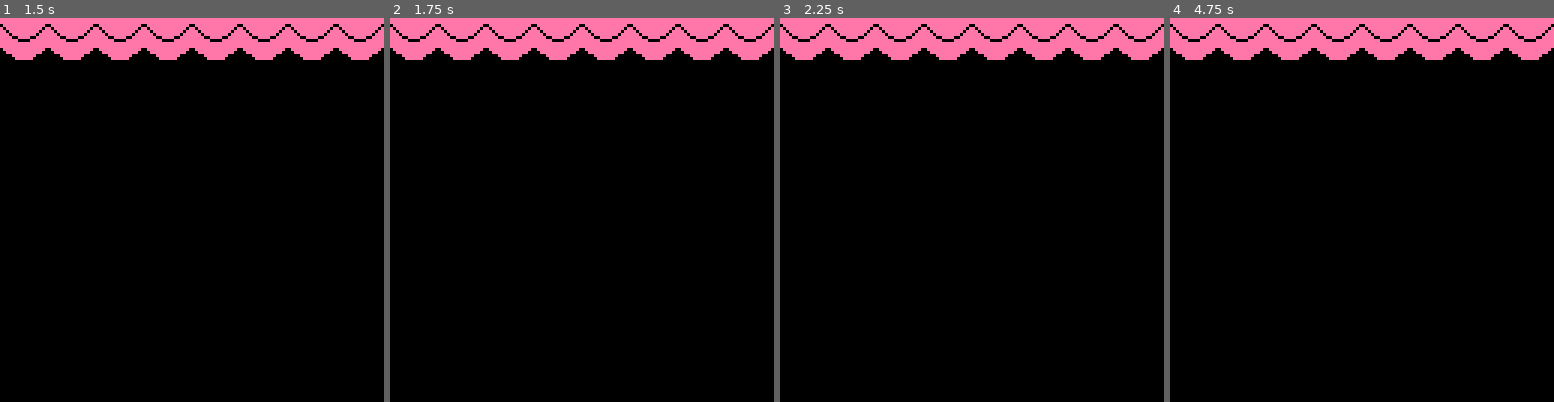
Above: before the commit, frames 1-4 (left to right).
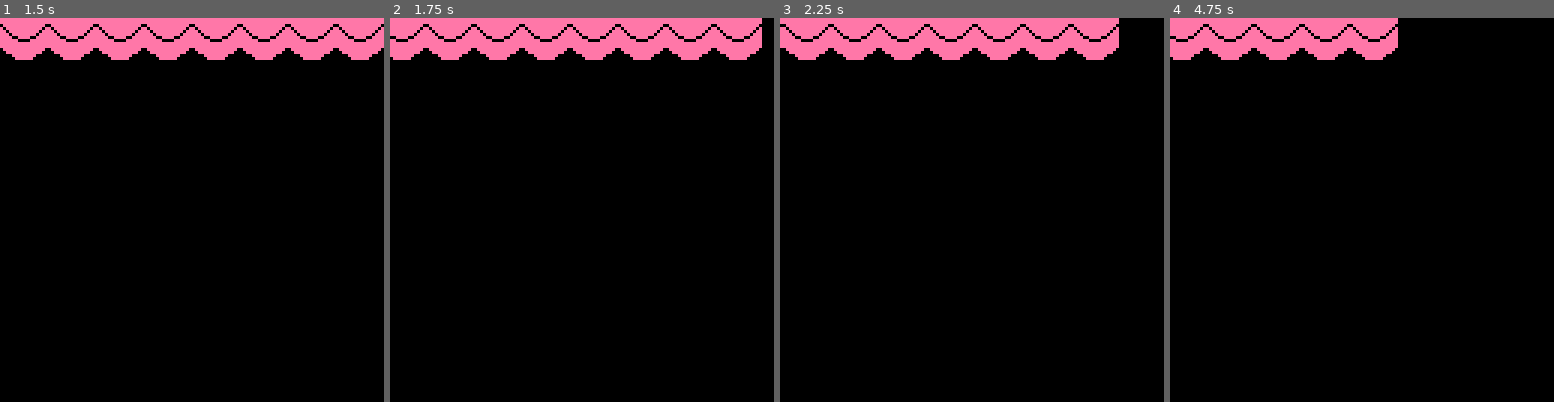
Above: after the commit, the same moments.

Repository: robotspacefish/game-studies
Game: PICO-8 cartridge battletoads.p8
Two runs of this game, one before a commit and one after it. Both use one fixed random seed, a clock stepped at 60 frames per second and the inputs below.
Inputs:
- Up to frame 1 (1.5 s): no input
- Up to frame 2 (1.75 s): hold Right from 1.6 s (still down)
- Up to frame 3 (2.25 s): release Right at 2.1 s
- Up to frame 4 (4.75 s): hold Right 2.47-3.03 s; hold Right 4.02-4.68 s

Frame 1 is identical in both runs. In frame 2, 3.1% of the frame differs, in the area x 0-100%, y 0-11%; in frame 3, 2.3%; in frame 4, 5.4%.

Commit message:
move row to the left when player moves forward

Diff:
--- a/battletoads.p8
+++ b/battletoads.p8
@@ -5,7 +5,7 @@
 function _init()
 
   is_moving_forward = false
-  speed = 0
+  speed = 1
   top_row = {}
 
   start_motion = false
@@ -29,7 +29,11 @@
 
   -- draw top row
   for i = 1, #top_row do
-    spr(64, top_row[i].x1, 0, 2, 2)
+    if is_moving_forward then
+      -- local x = top_row[i].x1 - speed
+      top_row[i].x1 = top_row[i].x1 - speed
+    end
+      spr(64, top_row[i].x1, 0, 2, 2)
   end
 
 end
@@ -37,7 +41,6 @@
 function _update()
   if (btn(➡️)) then
     is_moving_forward = true
-    speed += 1
   else
   -- speed = 0
     is_moving_forward = false
